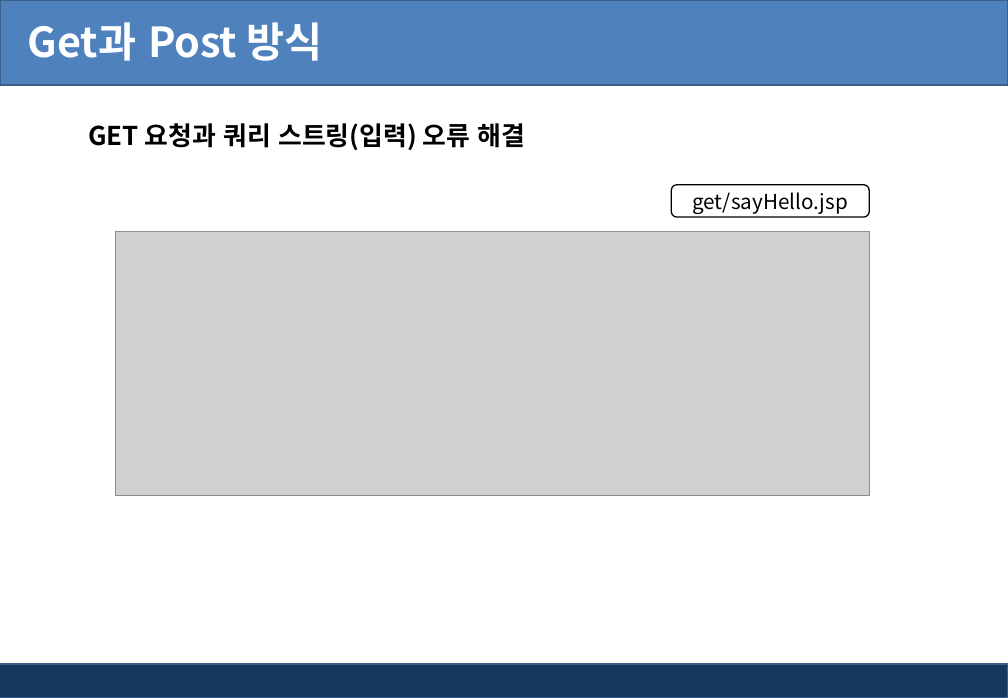
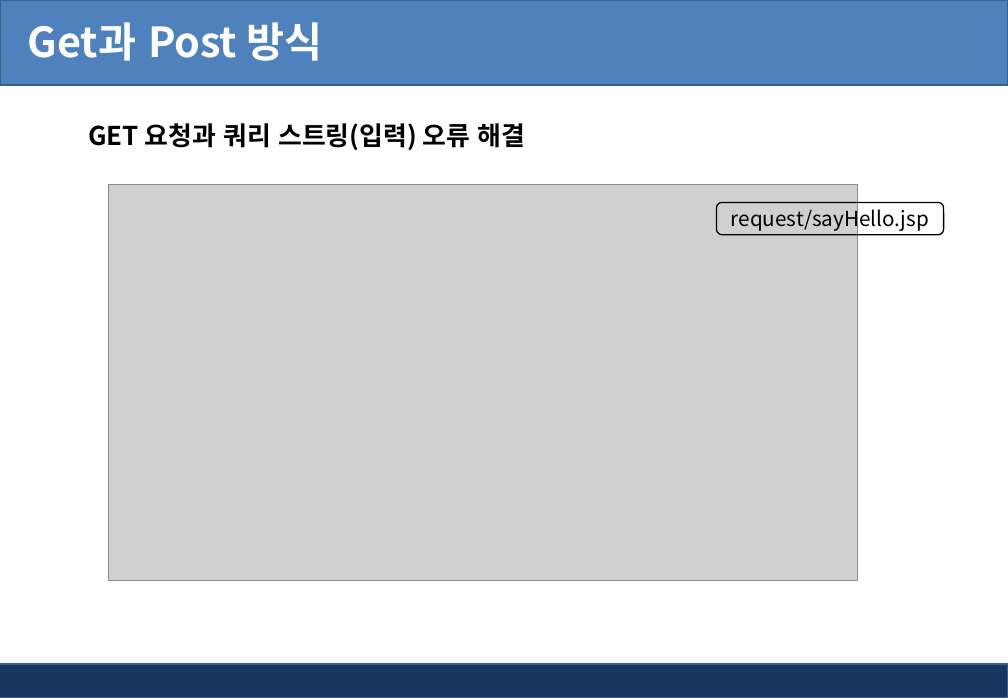
Before and after one commit to pshho/ngreen_project, a slide deck: slide 26 of jspWorks/자료/jsp_ppt/3장. jsp 내장 객체 및 폼.pptx. Drawn at 1008x698 pixels with LibreOffice and Linux fonts; fonts in the diff are those of the drawing; grey boxes stand for pictures; background and template pictures are left out. Boxes give left, top, right and bottom in pixels: in the first picture for what was removed or moved away, otherwise in the second. Text is boxed around its words. In the diff, an @@ line names an element or a change of style, - is before the commit and + after.

```diff
--- a/jspWorks/자료/jsp_ppt/3장. jsp 내장 객체 및 폼.pptx
+++ b/jspWorks/자료/jsp_ppt/3장. jsp 내장 객체 및 폼.pptx
@@ picture: place and size @@
-picture at [115,232,869,495]
+picture at [108,185,857,582]
@@ rounded rectangle "request/sayHello.jsp": place and size @@
-rounded rectangle "request/sayHello.jsp" at [672,185,870,218]
+rounded rectangle "request/sayHello.jsp" at [717,203,944,235]
@@ text in rounded rectangle at [731,206,929,232]: text changed @@
-get/sayHello.jsp
+request/sayHello.jsp
```
Also in this commit, not shown: 1 other slide changed, 1 slide removed, 45 other files.
